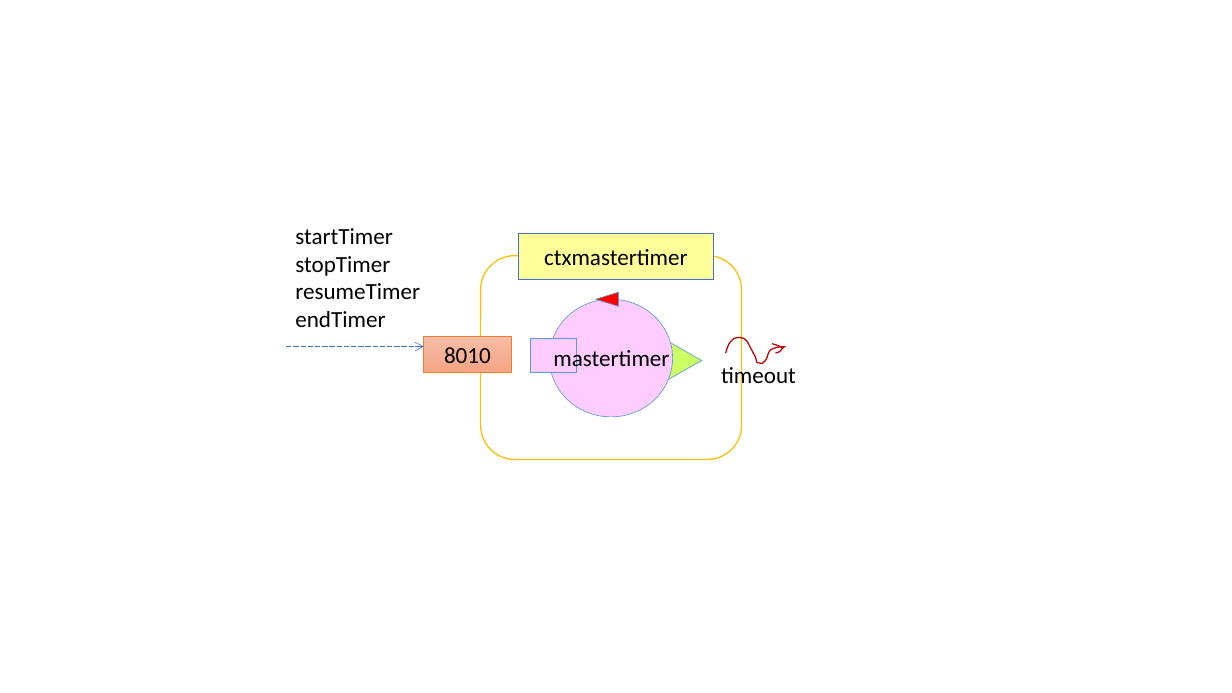
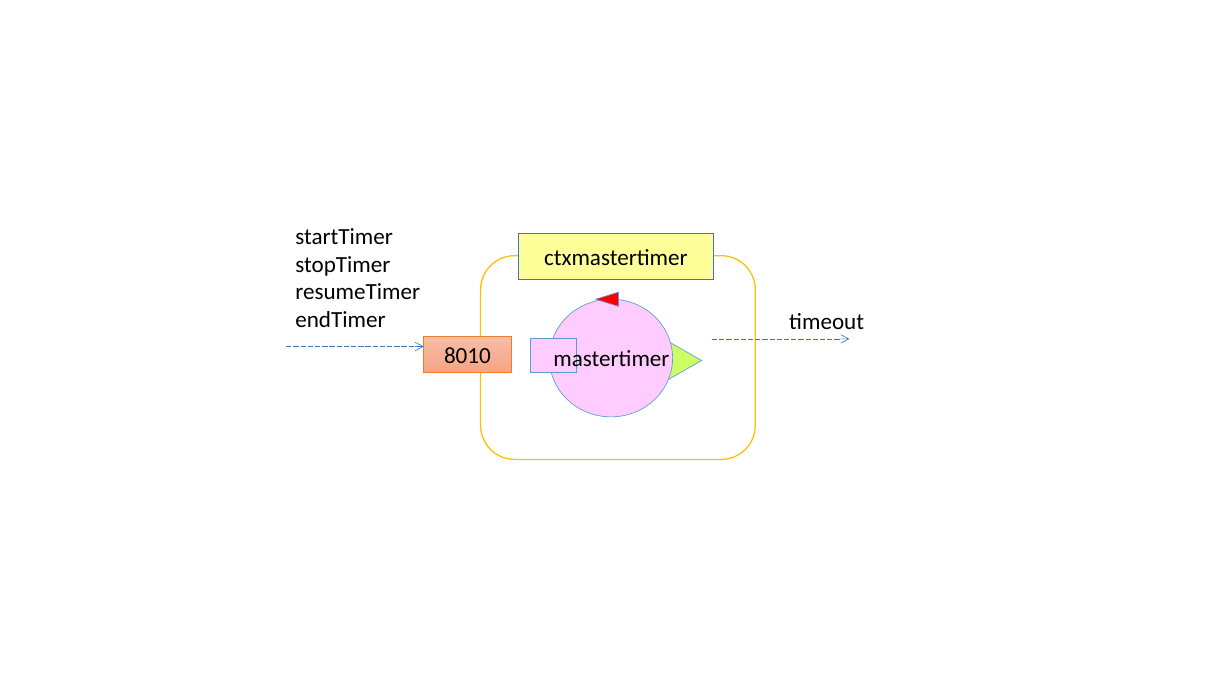
Before and after one commit to gitemar/Martini_Drudi_ISS2020, a slide deck: slide 5 of Sprint2_ISS2020/userDocs/images.pptx. Drawn at 1232x693 pixels with LibreOffice and Linux fonts; fonts in the diff are those of the drawing. Boxes give left, top, right and bottom in pixels: in the first picture for what was removed or moved away, otherwise in the second. Text is boxed around its words. In the diff, an @@ line names an element or a change of style, - is before the commit and + after.

```diff
--- a/Sprint2_ISS2020/userDocs/images.pptx
+++ b/Sprint2_ISS2020/userDocs/images.pptx
@@ rounded rectangle: place and size @@
-rounded rectangle at <box>481,256,741,459</box>
+rounded rectangle at <box>481,256,755,459</box>
@@ text "timeout": place and size @@
-text "timeout" at <box>721,363,796,389</box>
+text "timeout" at <box>789,313,864,336</box>
@@ arrow added from (713, 339) to (849, 339), #4472C4 0.5 pt dashed @@
@@ freeform shape removed at <box>726,337,786,363</box> @@
@@ freeform shape removed at <box>773,344,785,348</box> @@
@@ freeform shape removed at <box>775,347,784,353</box> @@
```
Also in this commit, not shown: 9 other files.
